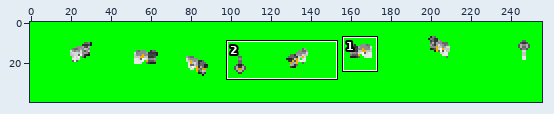
Sprite sheet -- Resources/SpaceWeapons/HandSpaceSMG.png. The first picture is a wide view before the edit; the outline marks the close-up.
Close-up. Old version:
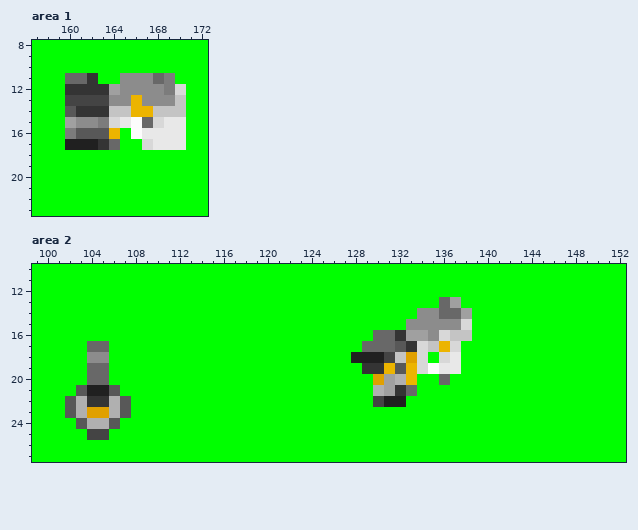
The file is 256x40 pixels. Shown: area 1: x 157..172, y 8..23; area 2: x 99..152, y 10..27. The commit also changed other parts of the picture, which this record leaves out.
After:
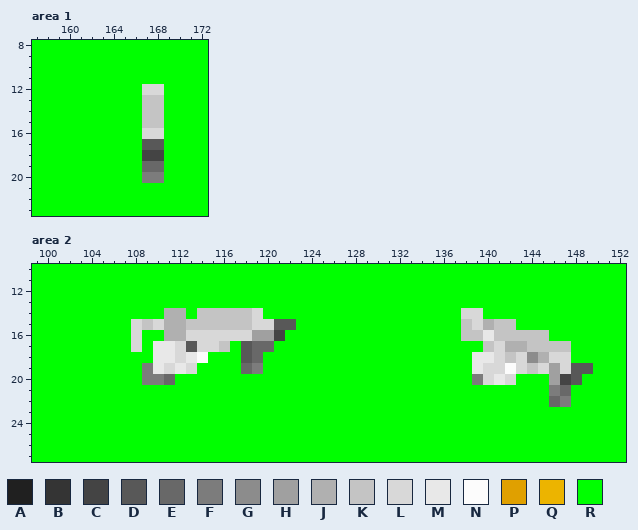
Palette (. is transparent): A #202020  B #343434  C #444444  D #585858  E #686868  F #7c7c7c  G #8c8c8c  H #a0a0a0  J #b0b0b0  K #c4c4c4  L #d8d8d8  M #e8e8e8  N #fcfcfc  P #e0a000  Q #ecb400  R #00ff00
From old to new:
Changed rows in their new state; - is an unchanged pixel.
Area 1:
first column x 160:
11 RRR--RRRRR-
12 RRRRRRRLLRR
13 RRRRRRRKKRR
14 RRRRRRRK-RR
15 RRRRRRRKKRR
16 RRRRR-RLLRR
17 RRRRR--DDRR
18 -------CC--
19 -------EE--
20 -------FF--
Area 2:
first column x 102:
13 ----------------------------------RR------------
14 ---------JJ-KKKKKL--------------RRRRLL----------
15 ------LKLJJKKKKKKLLDD----------RRRRRKLJKK-------
16 ------L--JJLLLLLLHHC--------RRRRRRRR-KMKKKKK----
17 --RR--L-MMLDLLK-DEE--------RRRRRRRRR--KLJJKKKK--
18 --RR----MMLMN---DE--------RRRRRRR-RR-MMLKLGJLL--
19 --RR---FMLML----EF---------RRRRRRRRR-MLLNLKLHLDD
20 --RR---FFE------------------RRRR--R--FLML---HCD-
21 -RRRR-----------------------RRRR------------FE--
22 RRRRRR----------------------RRR-------------EF--
23 RRRRRR------------------------------------------
24 -RRRR-------------------------------------------
25 --RR--------------------------------------------
Where, in picture pixels (left, top, right, bottom), the same in both close-ups:
changed: (65, 73, 186, 183)
changed: (351, 297, 593, 407)
changed: (65, 308, 296, 440)
